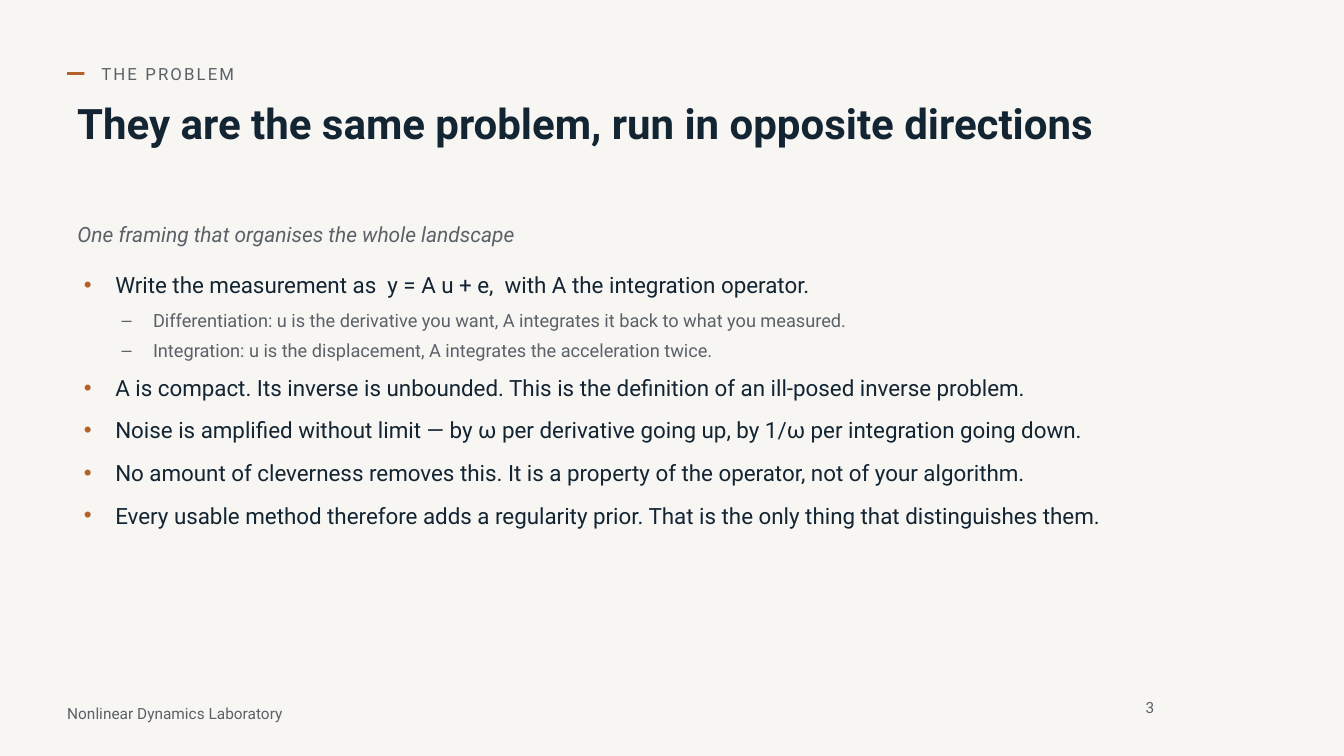
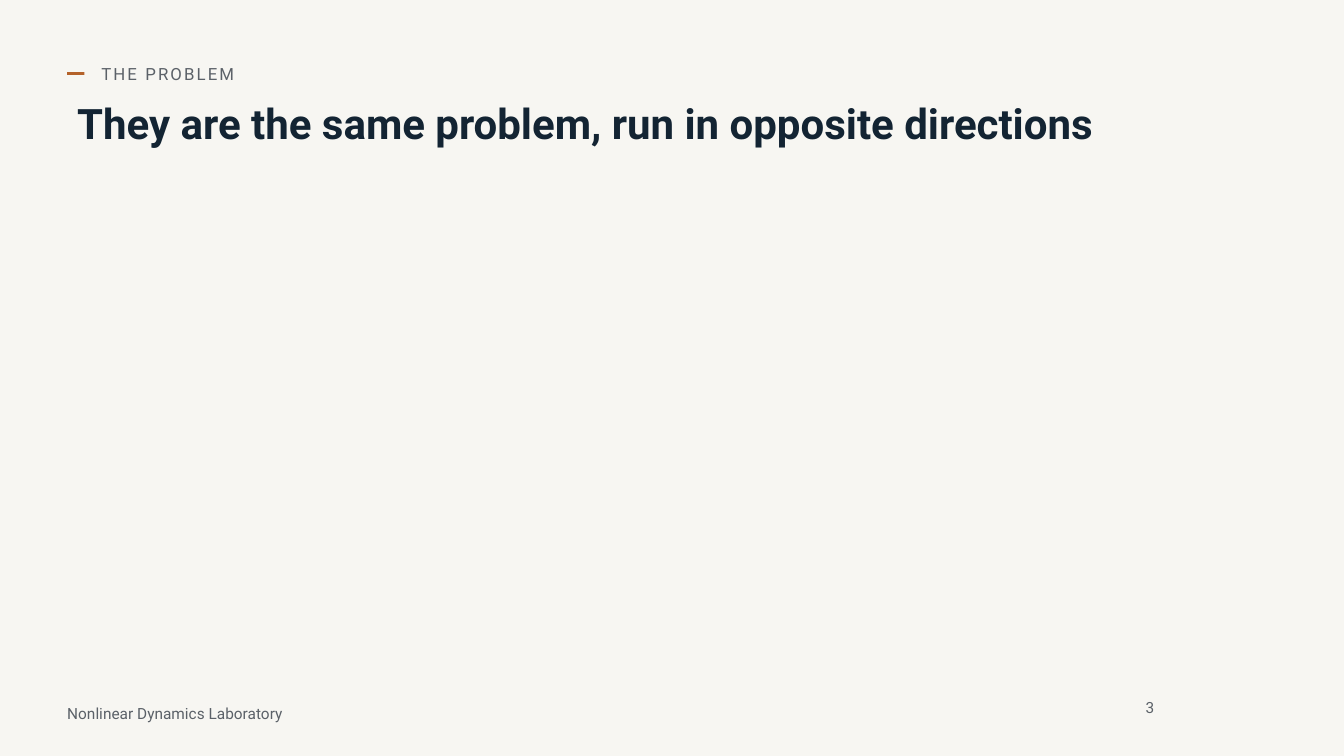
Before and after one commit to nld-uri/kinematics-toolbox, a slide deck: slide 3 of talk/differentiation_integration_talk.pptx. Drawn at 1344x756 pixels with LibreOffice and Linux fonts; fonts in the diff are those of the drawing; grey boxes stand for pictures; background and template pictures are left out. Boxes give left, top, right and bottom in pixels: in the first picture for what was removed or moved away, otherwise in the second. Text is boxed around its words. In the diff, an @@ line names an element or a change of style, - is before the commit and + after.

```diff
--- a/talk/differentiation_integration_talk.pptx
+++ b/talk/differentiation_integration_talk.pptx
@@ text removed at bbox=[77, 226, 1100, 529] @@
-One framing that organises the whole landscape
-• Write the measurement as y = A u + e, with A the integration operator.
-– Differentiation: u is the derivative you want, A integrates it back to what you measured.
-– Integration: u is the displacement, A integrates the acceleration twice.
-• A is compact. Its inverse is unbounded. This is the definition of an ill-posed inverse problem.
-• Noise is amplified without limit — by ω per derivative going up, by 1/ω per integration going down.
-• No amount of cleverness removes this. It is a property of the operator, not of your algorithm.
-• Every usable method therefore adds a regularity prior. That is the only thing that distinguishes them.
```
Also in this commit, not shown: 18 other slides changed, 1 other file.
